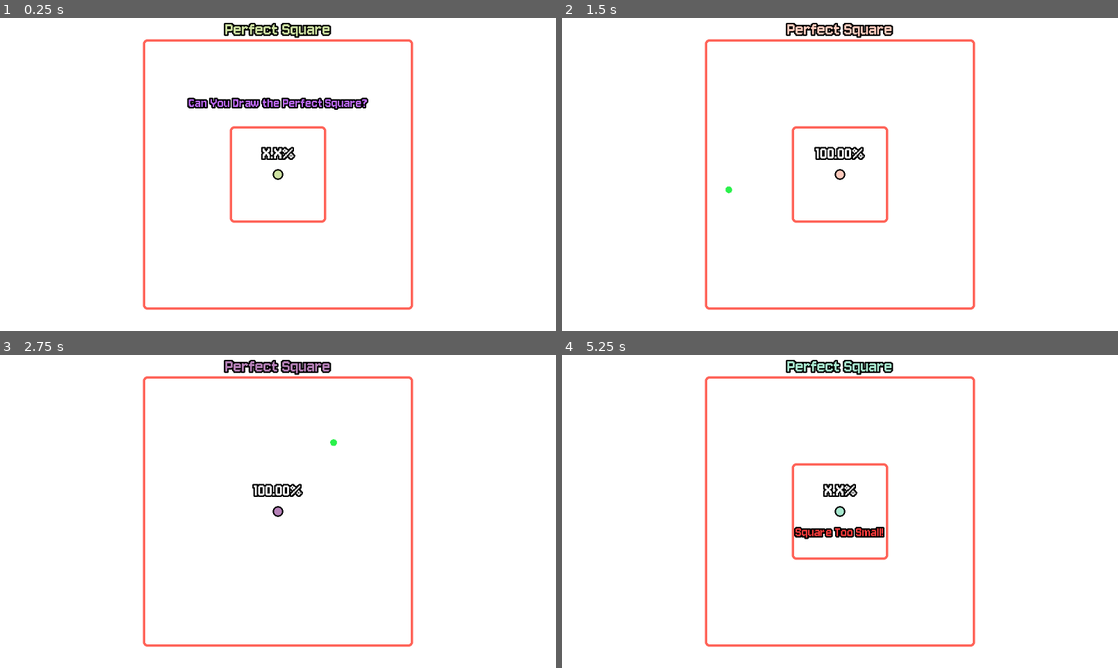
Above: before the commit, frames 1-4 (two rows, left to right).
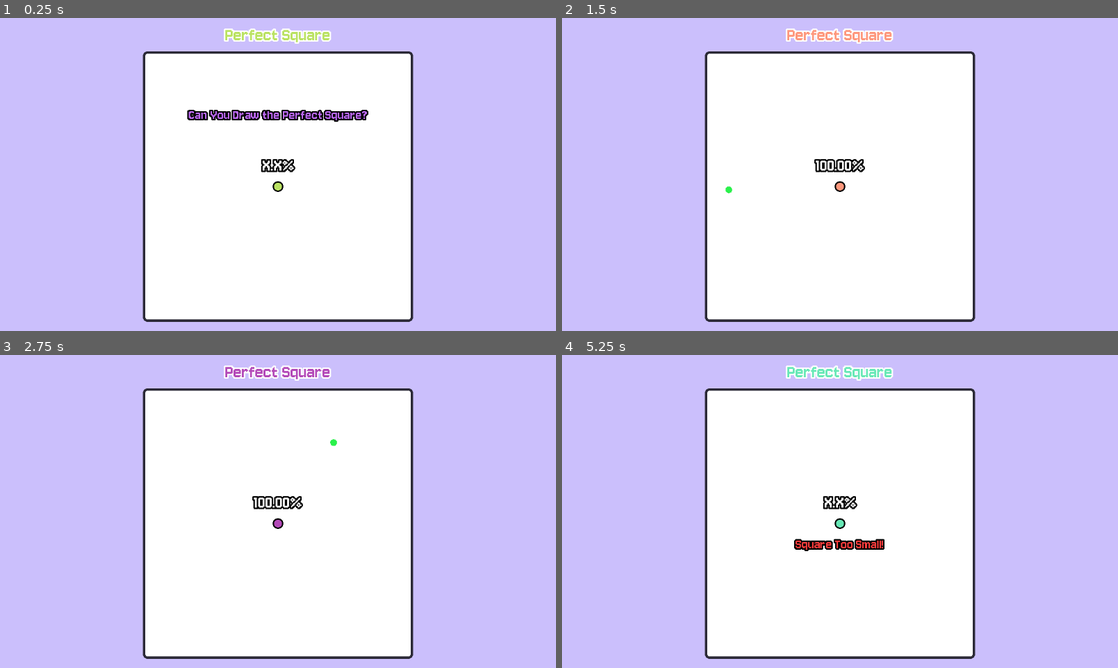
Above: after the commit, the same moments.

Repository: FennecKii/perfect-square
Game: Godot game, scene res://whiteboard.tscn
Two runs of this game, one before a commit and one after it. Both use one fixed random seed, a clock stepped at 60 frames per second and the inputs below.
Inputs (mouse positions are in pixels of both pictures, inside the frame that each line leads up to):
- Up to frame 1 (0.25 s): no input
- Up to frame 2 (1.5 s): move the mouse to (962, 158) at 0.52 s; press the mouse at (962, 158) at 0.53 s; tap Enter at 1.25 s; move the mouse to (728, 190) at 1.27 s; release the mouse at (728, 190) at 1.28 s; click (728, 190) at 1.35 s
- Up to frame 3 (2.75 s): tap Space at 2 s; move the mouse to (333, 442) at 2.02 s; press the mouse at (333, 442) at 2.03 s
- Up to frame 4 (5.25 s): move the mouse to (812, 574) at 2.77 s; release the mouse at (812, 574) at 2.78 s; click (812, 574) at 2.85 s; tap Enter at 3.5, 5 s; move the mouse to (1006, 558) at 3.52 s; press the mouse at (1006, 558) at 3.53 s; tap Space at 4.25 s; move the mouse to (673, 464) at 4.27 s; release the mouse at (673, 464) at 4.28 s; click (673, 464) at 4.35 s; move the mouse to (867, 511) at 5.02 s; press the mouse at (867, 511) at 5.03 s

The runs differ from the first frame. In frame 1, 63% of the frame differs, in the area x 0-100%, y 0-100%; in frame 2, 61%; in frame 3, 60%; in frame 4, 62%.

Commit message:
UI color and positioning changes

Diff:
--- a/stylebox_boundary.tres
+++ b/stylebox_boundary.tres
@@ -1,12 +1,12 @@
 [gd_resource type="StyleBoxFlat" format=3 uid="uid://cr1sxwmr352p7"]
 
 [resource]
-bg_color = Color(0.980139, 0.980139, 0.980139, 0)
+bg_color = Color(1, 1, 1, 1)
 border_width_left = 5
 border_width_top = 5
 border_width_right = 5
 border_width_bottom = 5
-border_color = Color(1, 0.223529, 0.168627, 0.784314)
+border_color = Color(0, 0, 0, 0.784314)
 corner_radius_top_left = 10
 corner_radius_top_right = 10
 corner_radius_bottom_right = 10
--- a/whiteboard.gd
+++ b/whiteboard.gd
@@ -14,7 +14,7 @@
 var drawing_bound_small: Rect2
 var time: float = 0.0
 var text_speed: float = 1.0
-var text_saturation_factor: float = 0.3
+var text_saturation_factor: float = 0.6
 var curr_position: Vector2
 var final_animated_color: Color
 
@@ -24,6 +24,8 @@
 var score_label = $Score
 @onready
 var title = $"Title(RGB)"
+@onready
+var camera = $Camera
 @onready
 var boundary_stylebox = preload("res://stylebox_boundary.tres")
 @onready
@@ -73,7 +75,7 @@
 	if (event is not InputEventMouseButton) and (event is not InputEventMouseMotion):
 		return
 
-	curr_position = event.position - half_screen_rect
+	curr_position = event.position - half_screen_rect + Vector2(0, camera.position.y)
 
 	if !drawing_bound.has_point(curr_position) and not drawing and Input.is_action_just_pressed("Draw"):
 		SignalBus.game_lose.emit(3)
@@ -126,13 +128,14 @@
 
 func _draw():
 	#handle_outline()
+
+	draw_style_box(boundary_stylebox, drawing_bound)
+
 	draw_circle(Vector2(0,0), 7, Color.BLACK, false, 8)
 	draw_circle(Vector2(0,0), 8, final_animated_color, true)
 
-	draw_style_box(boundary_stylebox, drawing_bound)
-
-	if not drawing:
-		draw_style_box(boundary_stylebox, drawing_bound_small)
+	#if not drawing:
+	#	draw_style_box(boundary_stylebox, drawing_bound_small)
 
 	if len(point_position) < 1:
 		return
--- a/whiteboard.tscn
+++ b/whiteboard.tscn
@@ -9,47 +9,50 @@
 script = ExtResource("1_ihy0m")
 distance_curve = ExtResource("2_tyhvn")
 
-[node name="ColorRect" type="ColorRect" parent="."]
+[node name="Background" type="ColorRect" parent="."]
 z_index = -1
 anchors_preset = 8
 anchor_left = 0.5
 anchor_top = 0.5
 anchor_right = 0.5
 anchor_bottom = 0.5
-offset_left = -585.5
-offset_top = -335.0
-offset_right = 585.5
-offset_bottom = 335.0
+offset_left = -584.0
+offset_top = -360.0
+offset_right = 587.0
+offset_bottom = 310.0
 grow_horizontal = 2
 grow_vertical = 2
 size_flags_horizontal = 4
 size_flags_vertical = 4
+color = Color(0.798379, 0.751615, 0.990152, 1)
 
-[node name="Camera2D" type="Camera2D" parent="."]
+[node name="Camera" type="Camera2D" parent="."]
+position = Vector2(0, -25)
+
+[node name="UI" parent="." instance=ExtResource("4_4ykqq")]
+offset_top = 43.0
+offset_right = 10.0
+offset_bottom = 53.0
 
 [node name="Score" type="Label" parent="."]
 offset_left = -55.0
 offset_top = -66.0
 offset_right = 57.0
-offset_bottom = -22.6667
+offset_bottom = -22.0
 theme = ExtResource("3_c7jcs")
 theme_override_font_sizes/font_size = 40
 text = "0"
 horizontal_alignment = 1
 vertical_alignment = 1
 
-[node name="UI" parent="." instance=ExtResource("4_4ykqq")]
-offset_top = 43.0
-offset_right = 10.0
-offset_bottom = 53.0
-
 [node name="Title(RGB)" type="Label" parent="."]
 offset_left = -109.0
-offset_top = -323.0
+offset_top = -336.0
 offset_right = 110.0
-offset_bottom = -279.667
+offset_bottom = -292.0
 theme = ExtResource("3_c7jcs")
 theme_override_colors/font_color = Color(1, 1, 1, 1)
+theme_override_colors/font_outline_color = Color(1, 1, 1, 1)
 theme_override_font_sizes/font_size = 40
 text = "Perfect Square"
 horizontal_alignment = 1
